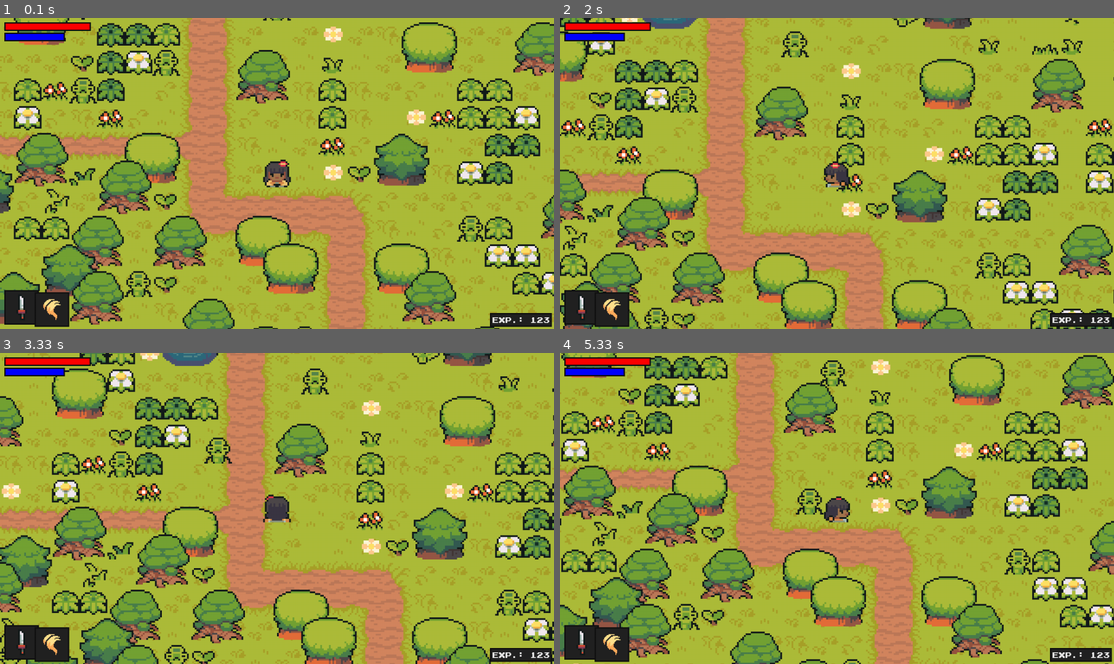
Above: before the commit, frames 1-4 (two rows, left to right).
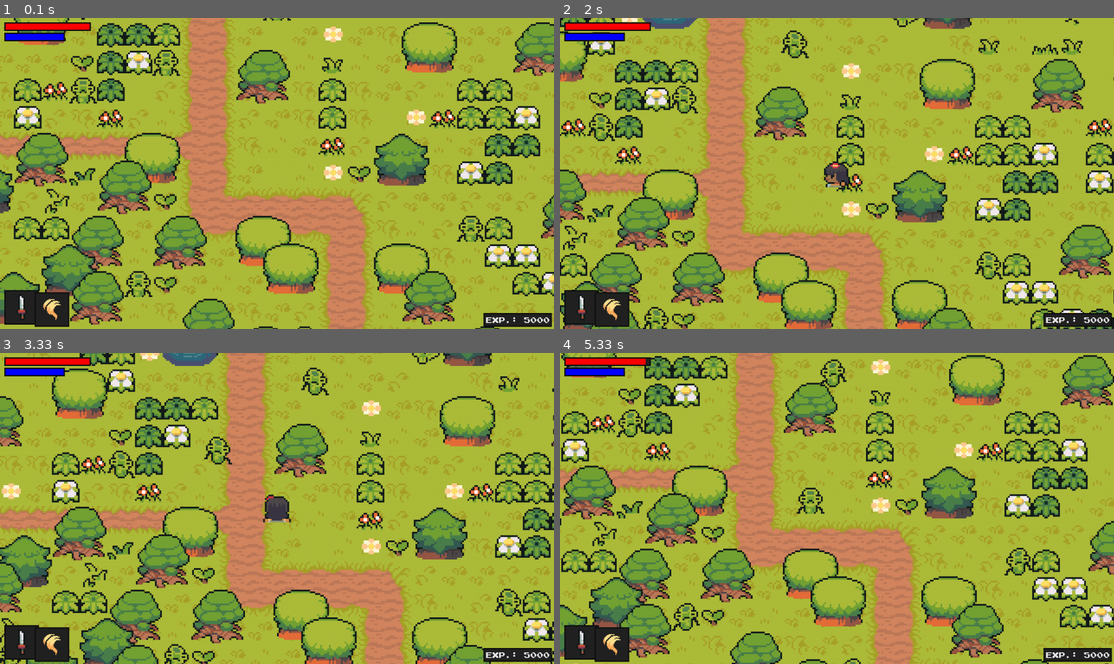
Above: after the commit, the same moments.

Repository: Lxratchx/zelda-clone-with-pygame
Game: pygame game, started from main.py
Two runs of this game, one before a commit and one after it. Both use one fixed random seed, a clock stepped at 60 frames per second and the inputs below.
Inputs:
- Up to frame 1 (0.1 s): no input
- Up to frame 2 (2 s): hold Right 0.33-0.8 s; hold Up 0.83-1.13 s; hold Right 1.17-1.63 s; hold Left from 1.67 s (still down)
- Up to frame 3 (3.33 s): release Left at 2.2 s; hold Down 2.23-2.53 s; hold Left 2.57-2.97 s; hold Up from 3 s (still down)
- Up to frame 4 (5.33 s): release Up at 3.37 s; hold Right 3.4-4.03 s; hold Down 4.07-4.43 s; hold Left 4.47-4.93 s; hold Right from 4.97 s (still down)

The runs differ from the first frame. In frame 1, 0.5% of the frame differs, in the area x 47-100%, y 45-100%; in frame 2, 0.9%; in frame 3, 1.0%; in frame 4, 1.4%, in the area x 10-100%, y 1-100%.

Commit message:
adding player-enemy interaction, particles, spells and upgrading system

Diff:
--- a/enemy.py
+++ b/enemy.py
@@ -7,7 +7,7 @@
 from player import Player
 
 class Enemy(Entity):
-    def __init__(self, monster_name, pos, obstacle_sprites, *groups):
+    def __init__(self, monster_name, pos, obstacle_sprites, player_damage, trigger_death_particles, add_xp, *groups):
         super().__init__(*groups)
         self.sprite_type = 'enemy'
 
@@ -33,6 +33,32 @@
         self.notice_radius = monster_info['notice_radius']
         self.attack_type = monster_info['attack_type']
 
+        # player interaction
+        self.can_attack = True
+        self.attack_time = 0
+        self.attack_cooldown = 600
+
+        # player interaction
+        self.vulnerable = True
+        self.hit_time = 0
+        self.invincibility_cooldown = 300
+
+        self.player_damage = player_damage
+        self.trigger_death_particles = trigger_death_particles
+        self.add_xp = add_xp
+
+    def cooldowns(self):
+        current_time = pygame.time.get_ticks()
+
+        attack_cooldown_finish = current_time - self.attack_time >= self.attack_cooldown
+        if not self.can_attack and attack_cooldown_finish:
+            self.can_attack = True
+
+        invincibility_cooldown_finish = current_time - self.hit_time >= self.invincibility_cooldown
+        if not self.vulnerable and invincibility_cooldown_finish:
+            self.vulnerable = True
+
+
     def import_graphics(self, monster_name):
         animations = {}.fromkeys(['idle', 'move', 'attack'], [])
         main_path = f'graphics/monsters/{monster_name}'
@@ -53,25 +79,75 @@
         return (distance, direction)
 
     def get_status(self, player: Player):
-        distance, direction = self.get_player_distance_direction(player)
+        distance, _ = self.get_player_distance_direction(player)
 
-        if distance <= self.attack_radius:
+        if distance <= self.attack_radius and self.can_attack:
             self.status = 'attack'
         elif distance <= self.notice_radius:
             self.status = 'move'
         else:
             self.status = 'idle'
 
+    def get_damage(self, player, attack_type):
+        if self.vulnerable:
+            self.direction = self.get_player_distance_direction(player)[1]
+            if attack_type == 'weapon':
+                self.health -= player.get_full_weapon_damage()
+            elif attack_type == 'magic':
+                self.health -= player.get_full_magic_damage()
+
+            self.hit_time = pygame.time.get_ticks()
+            self.vulnerable = False
+
+    def check_death(self):
+        if self.health <= 0:
+            self.trigger_death_particles(self.rect.center, self.monster_name)
+            self.kill()
+            self.add_xp(self.exp)
+
+    def hit_reaction(self):
+        if not self.vulnerable:
+            self.direction *= -self.resistance
+
     def actions(self, player):
         if self.status == 'attack':
-            ...
+            self.attack_time = pygame.time.get_ticks()
+            self.player_damage(self.damage, self.attack_type)
+
         elif self.status == 'move':
             self.direction = self.get_player_distance_direction(player)[1]
         else:
             self.direction = pygame.math.Vector2()  # stops enemy in case of player go out notice radius
 
+    def animate(self):
+        if self.status not in self.animations:
+            return
+
+        animation = self.animations[self.status]
+        animation_size = len(animation)
+
+        self.frame_index += self.animation_speed
+        if self.frame_index >= animation_size:
+            if self.status == 'attack':
+                self.can_attack = False
+
+            self.frame_index = 0
+
+        self.image = animation[int(self.frame_index)]
+        self.rect = self.image.get_rect(center=self.hitbox.center)
+
+        if not self.vulnerable:
+            alpha = self.wave_value()
+            self.image.set_alpha(alpha)
+        else:
+            self.image.set_alpha(255)
+
     def update(self) -> None:
+        self.hit_reaction()
         self.move(self.speed)
+        self.animate()
+        self.cooldowns()
+        self.check_death()
 
     def enemy_update(self, player):
         self.get_status(player)
--- a/entity.py
+++ b/entity.py
@@ -1,5 +1,5 @@
 import pygame
-
+from math import sin
 
 class Entity(pygame.sprite.Sprite):
     def __init__(self, *groups):
@@ -41,3 +41,7 @@
 
                     if self.direction.y < 0:
                         self.hitbox.top = sprite.hitbox.bottom
+
+    def wave_value(self):
+        value = sin(pygame.time.get_ticks())
+        return 0 if value < 0 else 255
--- a/level.py
+++ b/level.py
@@ -4,26 +4,37 @@
 from player import Player
 from debug import debug
 from support import *
-from random import choice
+from random import choice, randint
 from weapon import Weapon
 from ui import UI
 from enemy import Enemy
-
+from particles import AnimationPlayer
+from magic import MagicPlayer
+from upgrade import Upgrade
 
 class Level:
     def __init__(self) -> None:
         self.display_surface = pygame.display.get_surface()
+        self.game_paused = False
+
+        # groups
         self.visible_sprites = YSortCameraGroup()
         self.obstacles_sprites = pygame.sprite.Group()
+        self.attack_sprites = pygame.sprite.Group()
+        self.attackable_sprites = pygame.sprite.Group()
 
         # attack sprites
         self.current_attack = None
         self.current_magic = None
 
+        self.animation_player = AnimationPlayer()
+        self.magic_player = MagicPlayer(self.animation_player)
+
         self.create_map()
 
         # UI
         self.ui = UI()
+        self.upgrade = Upgrade(self.player)
 
     def create_map(self):
         layouts = {
@@ -47,7 +58,7 @@
 
                         if style == 'grass':
                             rnd_grass_choice = choice(graphics['grass'])
-                            Tile((x, y), [self.obstacles_sprites, self.visible_sprites], 'grass', rnd_grass_choice)
+                            Tile((x, y), [self.obstacles_sprites, self.visible_sprites, self.attackable_sprites], 'grass', rnd_grass_choice)
 
                         if style == 'object':
                             object_ = graphics['object'][int(col)]
@@ -66,25 +77,74 @@
 
                             else:
                                 monster_name = monster_name_by_ids[col]
-                                self.enemy = Enemy(monster_name, (x, y), self.obstacles_sprites, self.visible_sprites)
+                                self.enemy = Enemy(
+                                    monster_name,
+                                    (x, y),
+                                    self.obstacles_sprites,
+                                    self.player_damage,
+                                    self.trigger_death_particles,
+                                    self.add_xp,
+                                    self.visible_sprites,
+                                    self.attackable_sprites
+                                )
+
+    def toggle_menu(self):
+        self.game_paused = not self.game_paused
+
+    def player_attack_logic(self):
+        if self.attack_sprites:
+            for attack_sprite in self.attack_sprites:
+                collision_sprites = pygame.sprite.spritecollide(attack_sprite, self.attackable_sprites, False)
+                if collision_sprites:
+                    for target_sprite in collision_sprites:
+                        if target_sprite.sprite_type == 'grass':
+                            pos = target_sprite.rect.center
+                            offset = pygame.math.Vector2(0, 75)
+                            for i in range(randint(3, 6)):
+                                self.animation_player.create_grass_particle(pos-offset, self.visible_sprites)
+                            target_sprite.kill()
+
+                        elif target_sprite.sprite_type == 'enemy':
+                            target_sprite.get_damage(self.player, attack_sprite.sprite_type)
 
     def create_attack(self):
-        self.current_attack = Weapon(self.player, self.visible_sprites)
+        self.current_attack = Weapon(self.player, self.visible_sprites, self.attack_sprites)
 
     def create_magic(self, style, strength, cost):
-        print(style, strength, cost)
+        if style == 'heal':
+            self.magic_player.heal(self.player, cost, strength, self.visible_sprites)
+        elif style == 'flame':
+            self.magic_player.flame(self.player, cost, self.visible_sprites, self.attack_sprites)
 
     def destroy_weapon(self):
         if self.current_attack:
             self.current_attack.kill()
         self.current_attack = None
 
+    def player_damage(self, amount, attack_type):
+        if self.player.vulnerable:
+            self.player.health -= amount
+            self.player.vulnerable = False
+            self.player.hurt_time = pygame.time.get_ticks()
+            self.animation_player.generate_particles(attack_type, self.player.rect.center, self.visible_sprites)
+
+    def trigger_death_particles(self, pos, particle_type):
+        self.animation_player.generate_particles(particle_type, pos, self.visible_sprites)
+
+    def add_xp(self, amount):
+        self.player.exp += amount
+
     def run(self):
-        self.enemy.get_status(self.player)
         self.visible_sprites.custom_draw(self.player)
-        self.visible_sprites.update()
-        self.visible_sprites.enemy_update(self.player)
         self.ui.display(self.player)
+
+        if self.game_paused:
+            self.upgrade.display()
+        else:
+            self.visible_sprites.update()
+            self.visible_sprites.enemy_update(self.player)
+            self.player_attack_logic()
+
 
 
 
--- /dev/null
+++ b/magic.py
@@ -0,0 +1,45 @@
+import pygame
+from settings import *
+from particles import AnimationPlayer
+from re import sub
+from random import randint
+
+class MagicPlayer:
+    def __init__(self, animation_player: AnimationPlayer) -> None:
+        self.animation_player = animation_player
+
+    def heal(self, player, cost, strength, *groups):
+        if player.energy >= cost:
+            player.health += strength
+            player.energy -= cost
+            if player.health >= player.stats['health']:
+                player.health = player.stats['health']
+
+            self.animation_player.generate_particles('aura', player.rect.center, *groups, speed=.2)
+            self.animation_player.generate_particles('heal', player.rect.center, *groups, speed=.2)
+
+
+    def flame(self, player, cost, *groups, **kwargs):
+        if player.energy >= cost:
+            player.energy -= cost
+
+            status = sub(r'_\w+$', '', player.status)
+            print(status)
+            if status == 'right': direction = pygame.math.Vector2(1, 0)
+            elif status == 'left': direction = pygame.math.Vector2(-1, 0)
+
+            elif status == 'up': direction = pygame.math.Vector2(0, -1)
+            elif status == 'down': direction = pygame.math.Vector2(0, 1)
+
+            for i in range(1, 6):
+                if direction.x:
+                    offset_x = direction.x * i * TILESIZE
+                    x = player.rect.centerx + offset_x + randint(-TILESIZE // 3, TILESIZE // 3)
+                    y = player.rect.centery + randint(-TILESIZE // 3, TILESIZE // 3)
+                    self.animation_player.generate_particles('flame', (x,y), *groups)
+
+                else:
+                    offset_y = direction.y * i * TILESIZE
+                    x = player.rect.centerx + randint(-TILESIZE // 3, TILESIZE // 3)
+                    y = player.rect.centery + offset_y + randint(-TILESIZE // 3, TILESIZE // 3)
+                    self.animation_player.generate_particles('flame', (x,y), *groups)
--- a/main.py
+++ b/main.py
@@ -5,8 +5,7 @@
 
 class Game:
     def __init__(self) -> None:
-        a, b = pygame.init()
-        print(str(b))
+        pygame.init()
         self.screen = pygame.display.set_mode((WIDTH, HEIGTH))
         pygame.display.set_caption('Zelda')
         self.clock = pygame.time.Clock()
@@ -20,6 +19,10 @@
                     pygame.quit()
                     sys.exit()
 
+                if event.type == pygame.KEYDOWN:
+                    if event.key == pygame.K_m:
+                        self.level.toggle_menu()
+
             self.screen.fill('black')
             self.level.run()
             pygame.display.update()
--- /dev/null
+++ b/particles.py
@@ -0,0 +1,77 @@
+from typing import Any
+import pygame
+from support import *
+from random import choice
+
+class AnimationPlayer:
+    def __init__(self) -> None:
+        self.frames = {
+			# magic
+			'flame': import_folder('graphics/particles/flame/frames'),
+			'aura': import_folder('graphics/particles/aura'),
+			'heal': import_folder('graphics/particles/heal/frames'),
+
+			# attacks
+			'claw': import_folder('graphics/particles/claw'),
+			'slash': import_folder('graphics/particles/slash'),
+			'sparkle': import_folder('graphics/particles/sparkle'),
+			'leaf_attack': import_folder('graphics/particles/leaf_attack'),
+			'thunder': import_folder('graphics/particles/thunder'),
+
+			# monster deaths
+			'squid': import_folder('graphics/particles/smoke_orange'),
+			'raccoon': import_folder('graphics/particles/raccoon'),
+			'spirit': import_folder('graphics/particles/nova'),
+			'bamboo': import_folder('graphics/particles/bamboo'),
+
+			# leafs
+			'leaf': (
+				import_folder('graphics/particles/leaf1'),
+				import_folder('graphics/particles/leaf2'),
+				import_folder('graphics/particles/leaf3'),
+				import_folder('graphics/particles/leaf4'),
+				import_folder('graphics/particles/leaf5'),
+				import_folder('graphics/particles/leaf6'),
+				self.reflect_images(import_folder('graphics/particles/leaf1')),
+				self.reflect_images(import_folder('graphics/particles/leaf2')),
+				self.reflect_images(import_folder('graphics/particles/leaf3')),
+				self.reflect_images(import_folder('graphics/particles/leaf4')),
+				self.reflect_images(import_folder('graphics/particles/leaf5')),
+				self.reflect_images(import_folder('graphics/particles/leaf6'))
+				)
+			}
+
+    def reflect_images(self, frames):
+        flippeds = []
+        for frame in frames:
+            flipped = pygame.transform.flip(frame, True, False)
+            flippeds.append(flipped)
+        return flippeds
+
+    def create_grass_particle(self, pos, *group):
+        animation_frames = choice(self.frames['leaf'])
+        ParticleEffect(pos, animation_frames, *group)
+
+    def generate_particles(self, animation_type, pos, *groups, **kwargs):
+        animation_frames = self.frames[animation_type]
+        ParticleEffect(pos, animation_frames, *groups, **kwargs)
+
+class ParticleEffect(pygame.sprite.Sprite):
+    def __init__(self, pos, animation_frames, *groups, **kwargs):
+        super().__init__(*groups)
+        self.sprite_type = kwargs.get('sprite_type', 'particle')
+        self.frame_index = 0
+        self.animation_speed = kwargs.get('speed', .5)
+        self.frames = animation_frames
+        self.image = self.frames[self.frame_index]
+        self.rect = self.image.get_rect(center=pos)
+
+    def animate(self):
+        self.frame_index += self.animation_speed
+        if self.frame_index >= len(self.frames):
+            self.kill()
+        else:
+            self.image = self.frames[int(self.frame_index)]
+
+    def update(self, *args: Any, **kwargs: Any) -> None:
+        self.animate()
--- a/player.py
+++ b/player.py
@@ -55,7 +55,29 @@
         self.energy = self.stats['energy']
         self.attack = self.stats['attack']
         self.speed = self.stats['speed']
-        self.exp = 123
+        self.exp = 5000
+
+        # updating
+        self.max_stats = {
+            'health': 300,
+            'energy': 140,
+            'attack': 20,
+            'magic': 10,
+            'speed': 10
+        }
+        self.upgrade_cost = {
+            'health': 100,
+            'energy': 100,
+            'attack': 100,
+            'magic': 100,
+            'speed': 100
+        }
+
+        # damage timer
+        self.vulnerable = False
+        self.hurt_time = 0
+        self.invulnerable_cooldown = 400
+
 
     def import_player_animations(self):
         graphics_folder = 'graphics/player'
@@ -78,6 +100,13 @@
             folder = import_folder(path)
             self.animations[animation] = folder
 
+    def energy_recovery(self):
+        if self.energy < self.stats['energy']:
+            self.energy += .01 * self.stats['magic']
+
+        else:
+            self.energy = self.stats['energy']
+
     def animate(self):
         if self.status not in self.animations:
             return
@@ -91,6 +120,12 @@
 
         self.image = animation[int(self.frame_index)]
         self.rect = self.image.get_rect(center=self.hitbox.center)
+
+        if not self.vulnerable:
+            alpha = self.wave_value()
+            self.image.set_alpha(alpha)
+        else:
+            self.image.set_alpha(255)
 
     def get_status(self):
         was_idle = 'idle' in self.status
@@ -111,6 +146,16 @@
 
         elif was_attacking:
             self.status = self.status.replace('_attack', '_idle')
+
+    def get_full_weapon_damage(self):
+        base_damage = self.stats['attack']
+        weapon_damage = weapon_settings[self.weapon]['damage']
+        return base_damage + weapon_damage
+
+    def get_full_magic_damage(self):
+        base_damage = self.stats['magic']
+        weapon_damage = magic_settings[self.magic]['strength']
+        return base_damage + weapon_damage
 
     def input(self):
         if self.attacking:
@@ -180,7 +225,7 @@
 
     def cooldowns(self):
         current_time = pygame.time.get_ticks()
-        cooldown_finished = current_time - self.attacking_time >= self.attacking_cooldown
+        cooldown_finished = current_time - self.attacking_time >= self.attacking_cooldown + weapon_settings[self.weapon]['cooldown']
         if self.attacking and cooldown_finished:
             self.attacking = False
             self.destroy_attack()
@@ -195,38 +240,15 @@
         if switch_magic_cooldown_finish:
             self.magic_can_switch = True
 
-    # def move(self, speed):
-    #     if self.direction.magnitude() != 0:
-    #         self.direction = self.direction.normalize()
-
-    #     self.hitbox.x += self.direction.x * speed
-    #     self.collision('horizontal')
-    #     self.hitbox.y += self.direction.y * speed
-    #     self.collision('vertical')
-    #     self.rect.center = self.hitbox.center
-
-    # def collision(self, direction):
-    #     if direction == 'horizontal':
-    #         for sprite in self.obstacle_sprites:
-    #             if sprite.hitbox.colliderect(self.hitbox):
-    #                 if self.direction.x > 0:
-    #                     self.hitbox.right = sprite.hitbox.left
-
-    #                 if self.direction.x < 0:
-    #                     self.hitbox.left = sprite.hitbox.right
-
-    #     if direction == 'vertical':
-    #         for sprite in self.obstacle_sprites:
-    #             if sprite.hitbox.colliderect(self.hitbox):
-    #                 if self.direction.y > 0:
-    #                     self.hitbox.bottom = sprite.hitbox.top
-
-    #                 if self.direction.y < 0:
-    #                     self.hitbox.top = sprite.hitbox.bottom
+        # vulnerability
+        vulnerability_cooldown_finish = current_time - self.hurt_time >= self.invulnerable_cooldown
+        if vulnerability_cooldown_finish:
+            self.vulnerable = True
 
     def update(self) -> None:
         self.input()
         self.get_status()
         self.cooldowns()
-        self.move(self.speed)
+        self.move(self.stats['speed'])
         self.animate()
+        self.energy_recovery()
--- a/settings.py
+++ b/settings.py
@@ -21,6 +21,12 @@
 HEALTH_COLOR = 'red'
 ENERGY_COLOR = 'blue'
 UI_BORDER_COLOR_ACTIVE = 'gold'
+
+# upgrade menu
+TEXT_COLOR_SELECTED = '#111111'
+BAR_COLOR = '#EEEEEE'
+BAR_COLOR_SELECTED = '#111111'
+UPGRADE_BG_COLOR_SELECTED = '#EEEEEE'
 
 # weapons
 weapon_settings = {
--- /dev/null
+++ b/upgrade.py
@@ -0,0 +1,130 @@
+import pygame
+from settings import *
+from support import *
+
+class Upgrade:
+    def __init__(self, player) -> None:
+        self.player = player
+        self.display_surface = pygame.display.get_surface()
+        self.attr_number = len(player.stats)
+        self.attr_names = list(player.stats.keys())
+        self.font = pygame.font.Font(UI_FONT, UI_FONT_SIZE)
+
+        # selection sys
+        self.selection_index = 0
+        self.selection_time = 0
+        self.selection_can_move = True
+        self.selection_cooldown = 300
+
+        # items dimensions
+        self.height = self.display_surface.get_size()[1] * .8
+        self.width = self.display_surface.get_size()[0] // 6
+
+        self.items_list: list[Item] = self.create_items()
+
+
+    def inputs(self):
+        if not self.selection_can_move:
+            return
+
+        keys = pygame.key.get_pressed()
+        if keys[pygame.K_RIGHT] and self.selection_index < self.attr_number - 1:
+            self.selection_index += 1
+            self.selection_can_move = False
+            self.selection_time = pygame.time.get_ticks()
+
+        elif keys[pygame.K_LEFT] and self.selection_index > 0:
+            self.selection_index -= 1
+            self.selection_can_move = False
+            self.selection_time = pygame.time.get_ticks()
+
+        elif keys[pygame.K_SPACE]:
+            self.selection_can_move = False
+            self.selection_time = pygame.time.get_ticks()
+            self.items_list[self.selection_index].trigger(self.player)
+
+    def selection_move_cooldown(self):
+        current_time = pygame.time.get_ticks()
+        cooldown_ends = current_time - self.selection_time >= self.selection_cooldown
+        if not self.selection_can_move and cooldown_ends:
+            self.selection_can_move = True
+
+    def create_items(self):
+        items_list = []
+        for i in range(self.attr_number):
+            top = self.display_surface.get_size()[1] * .1
+
+            full_width = self.display_surface.get_size()[0]
+            increment = full_width // self.attr_number
+            left = (increment * i) + (increment - self.width) // 2
+            item = Item(left, top, self.width, self.height, i, self.font)
+            items_list.append(item)
+        return items_list
+
+    def display(self):
+        self.inputs()
+        self.selection_move_cooldown()
+
+
+        for index, item in enumerate(self.items_list):
+            name = self.attr_names[index]
+            value = self.player.stats[name]
+            max = self.player.max_stats[name]
+            cost = self.player.upgrade_cost[name]
+            item.display(self.display_surface, self.selection_index, name, value, max, cost)
+
+
+class Item:
+    def __init__(self, l, t, w, h, index, font):
+        self.rect = pygame.Rect(l, t, w, h)
+        self.index = index
+        self.font = font
+
+    def display_names(self, surface, name, cost, selected):
+        color = TEXT_COLOR_SELECTED if selected else TEXT_COLOR
+
+        title = self.font.render(name, False, color)
+        title_rect = title.get_rect(midtop=self.rect.midtop + pygame.math.Vector2(0, 20))
+
+        cost_surf = self.font.render(str(int(cost)), False, color)
+        cost_rect = cost_surf.get_rect(midtop=self.rect.midbottom + pygame.math.Vector2(0, -30))
+
+        surface.blit(title, title_rect)
+        surface.blit(cost_surf, cost_rect)
+
+    def display_bar(self, surface, value, max_value, selected):
+        top = self.rect.midtop + pygame.math.Vector2(0, 60)
+        bottom = self.rect.midbottom + pygame.math.Vector2(0, -60)
+        color = BAR_COLOR_SELECTED if selected else BAR_COLOR
+
+        full_h = bottom[1] - top[1]
+        relative_size = value / max_value * full_h
+        value_rect = pygame.Rect(top[0]-15, bottom[1]-relative_size, 30, 10)
+
+        pygame.draw.line(surface, color, top, bottom, 5)
+        pygame.draw.rect(surface, color, value_rect)
+
+    def trigger(self, player):
+        up_attr = list(player.stats.keys())[self.index]
+        up_cost = player.upgrade_cost[up_attr]
+        print(up_attr, up_cost)
+        if player.exp >= up_cost and player.stats[up_attr] < player.max_stats[up_attr]:
+            player.exp -= up_cost
+            player.stats[up_attr] *= 1.2
+            player.upgrade_cost[up_attr] *= 1.4
+
+        if player.stats[up_attr] > player.max_stats[up_attr]:
+            player.stats[up_attr] = player.max_stats[up_attr]
+
+    def display(self, surface, selection_num, name, value, max, cost):
+        selected = self.index == selection_num
+        if selected:
+            pygame.draw.rect(surface, UPGRADE_BG_COLOR_SELECTED, self.rect)
+            pygame.draw.rect(surface, UI_BORDER_COLOR, self.rect, 4)
+
+        else:
+            pygame.draw.rect(surface, UI_BG_COLOR, self.rect)
+            pygame.draw.rect(surface, UI_BORDER_COLOR, self.rect, 4)
+
+        self.display_names(surface, name, cost, selected)
+        self.display_bar(surface, value, max, selected)
--- a/weapon.py
+++ b/weapon.py
@@ -7,6 +7,7 @@
 class Weapon(pygame.sprite.Sprite):
     def __init__(self, player: Player, *groups) -> None:
         super().__init__(*groups)
+        self.sprite_type = 'weapon'
         direction = sub(r'_\w+$', '', player.status)
         graphics = f'graphics/weapons/{player.weapon}'
 
